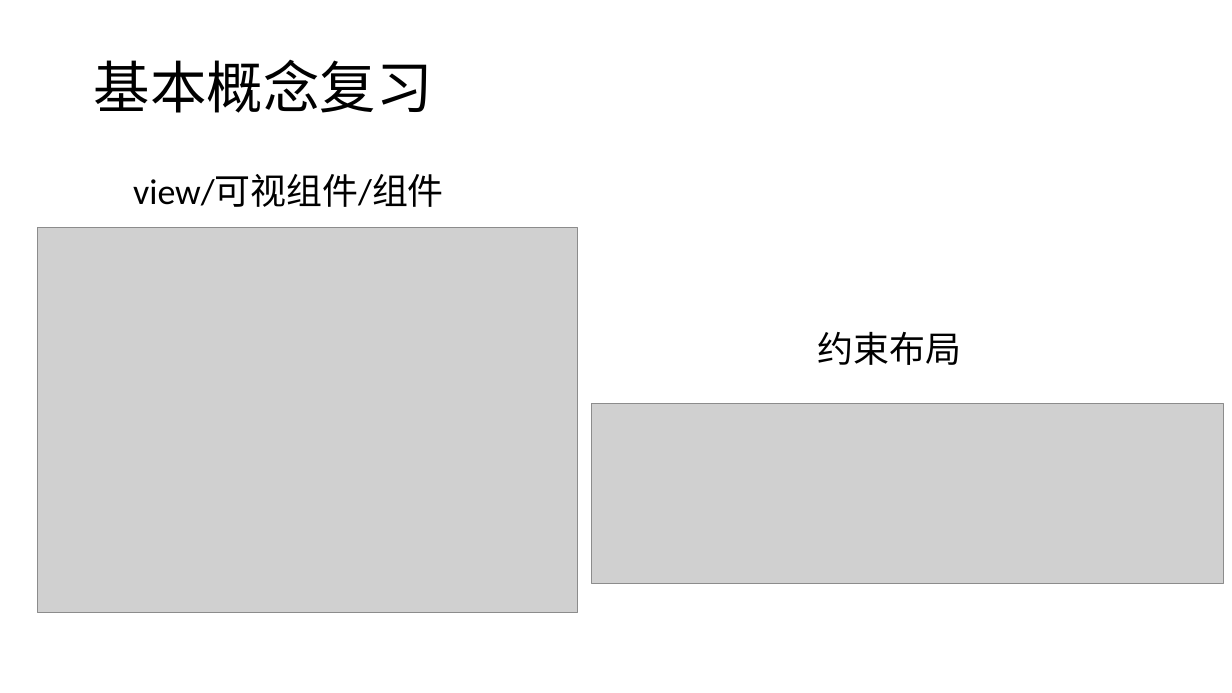
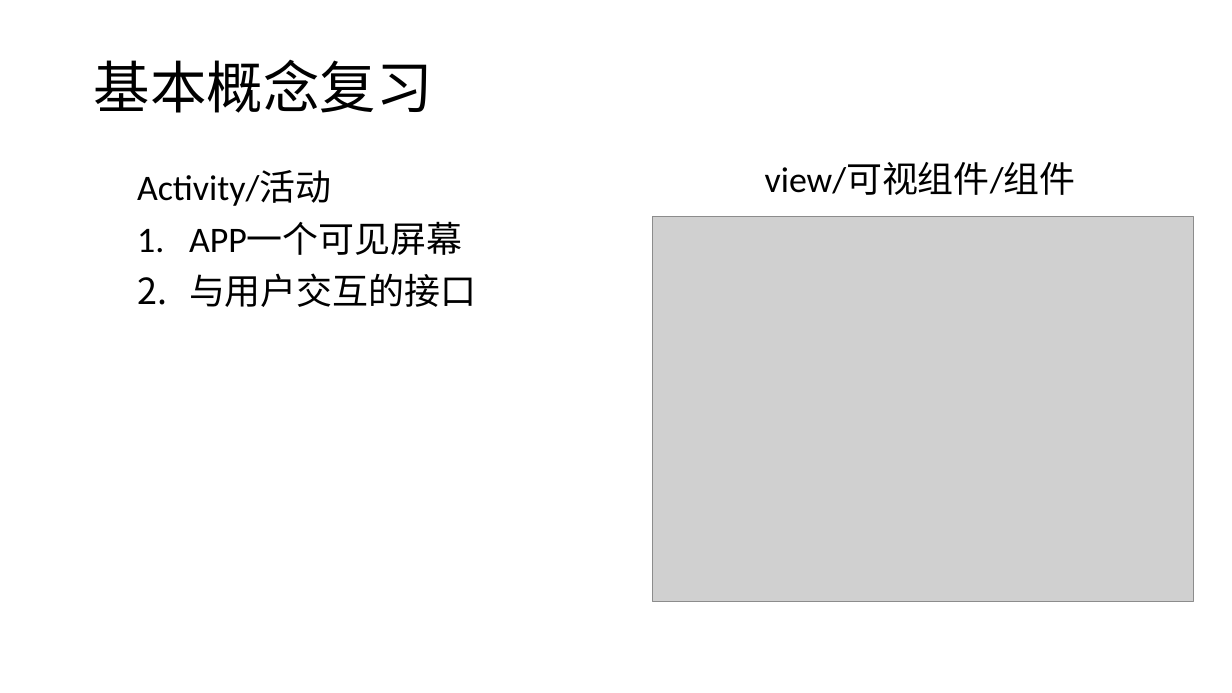
Before and after one commit to tanglw2020/android-class, a slide deck: slide 2 of android layouts.pptx. Drawn at 1232x693 pixels with LibreOffice and Linux fonts; fonts in the diff are those of the drawing; grey boxes stand for pictures. Boxes give left, top, right and bottom in pixels: in the first picture for what was removed or moved away, otherwise in the second. Text is boxed around its words. In the diff, an @@ line names an element or a change of style, - is before the commit and + after.

```diff
--- a/android layouts.pptx
+++ b/android layouts.pptx
@@ text added at [137, 171, 476, 307], 28 pt, text #000000 @@
+Activity/活动
+1. APP一个可见屏幕
+2. 与用户交互的接口
@@ text "view/可视组件/组件": place and size @@
-text "view/可视组件/组件" at [133, 174, 444, 207]
+text "view/可视组件/组件" at [765, 162, 1076, 195]
@@ picture: place and size @@
-picture at [37, 228, 578, 613]
+picture at [653, 217, 1193, 602]
@@ text removed at [817, 332, 961, 365] @@
-约束布局
@@ picture removed at [592, 403, 1224, 583] @@
```
Also in this commit, not shown: 4 other slides changed, 2 other files.
